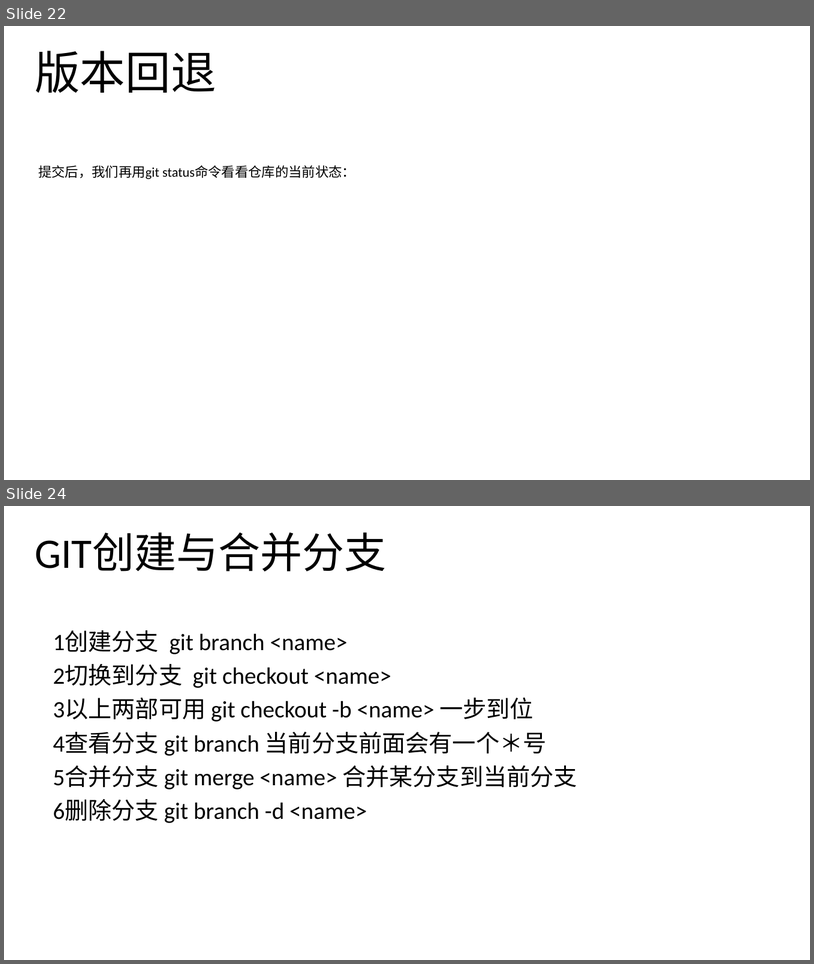
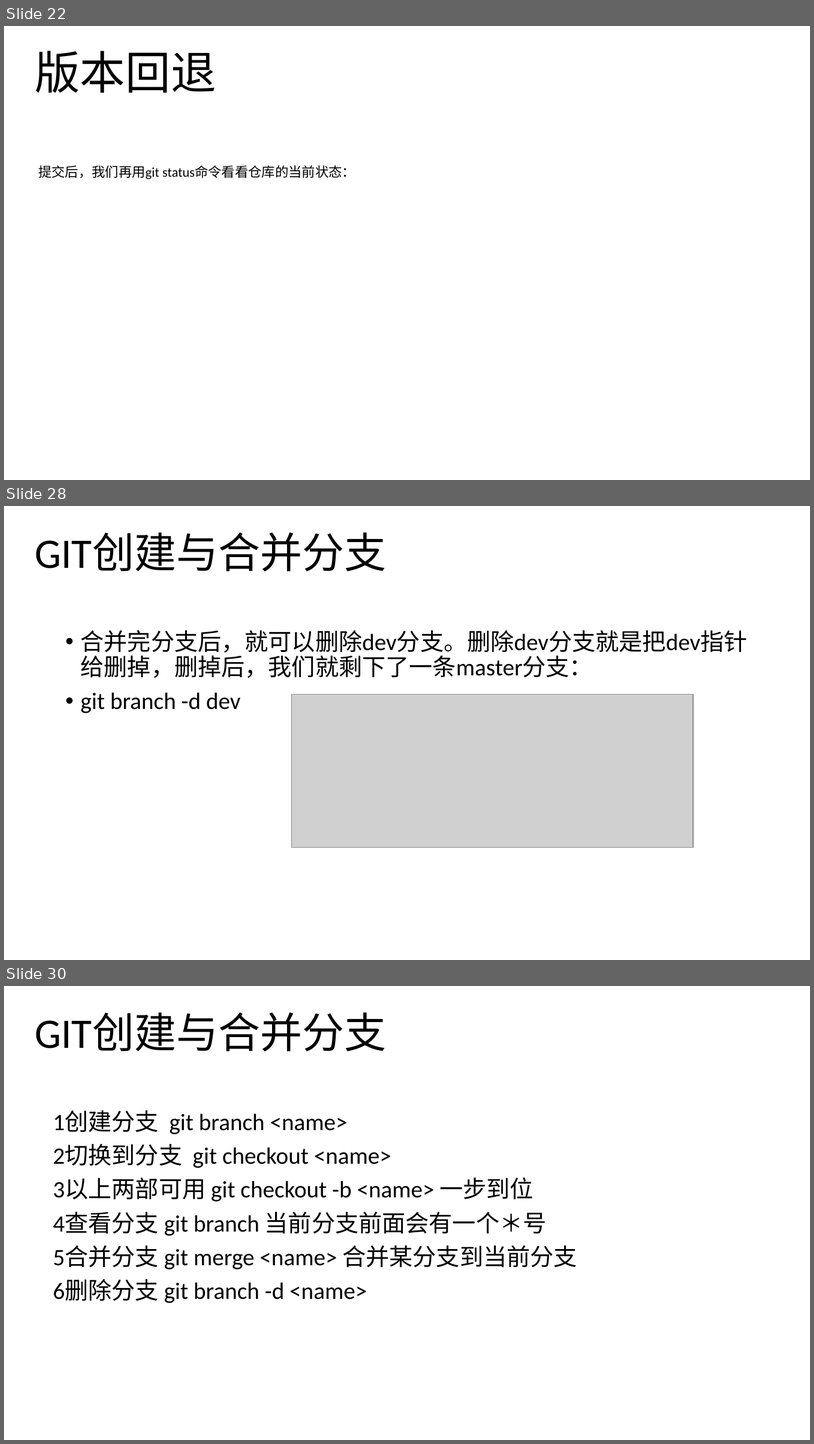
Before and after one commit to noprom/shandong, a slide deck: doc/ppt/helin.pptx. Shown one above the other, each under a label of ours: slides 22 and 24 before the commit, slides 22, 28 and 30 after it; the slides between them are not shown. The pictures are 814x964 and 814x1444 pixels, drawn with LibreOffice and Linux fonts; fonts in the diff are those of the drawing; grey boxes stand for pictures. Boxes give left, top, right and bottom in pixels: in the first picture for what was removed or moved away, otherwise in the second. Text is boxed around its words. In the diff, an @@ line names an element or a change of style, - is before the commit and + after.

```diff
--- a/doc/ppt/helin.pptx
+++ b/doc/ppt/helin.pptx
@@ slide 28 added at box(4, 506, 810, 960), background #FFFFFF @@
@@ text added at box(35, 532, 386, 571), 50 pt, text #000000 @@
+GIT创建与合并分支
@@ text added at box(81, 630, 748, 713), 28 pt, text #000000 @@
+• 合并完分支后，就可以删除dev分支。删除dev分支就是把dev指针给删掉，删掉后，我们就剩下了一条master分支：
+• git branch -d dev
@@ picture added at box(292, 694, 693, 847) @@
@@ what was slide 24 is now slide 30 @@
```
Also in this commit, not shown: 2 slides changed, 5 other slides added.
